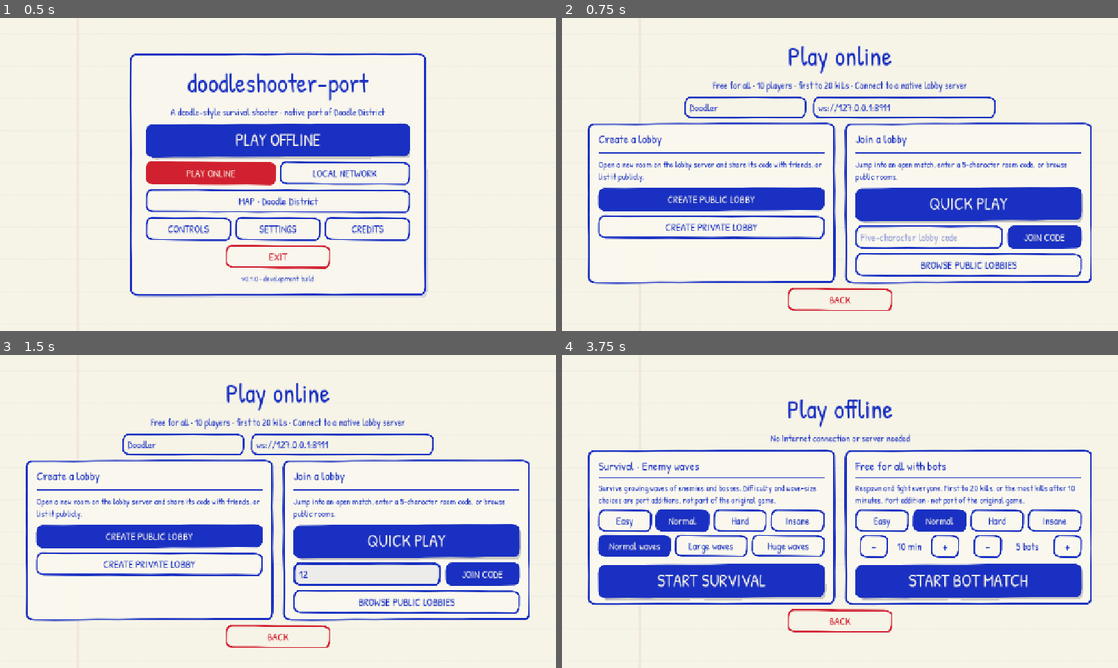
Above: before the commit, frames 1-4 (two rows, left to right).
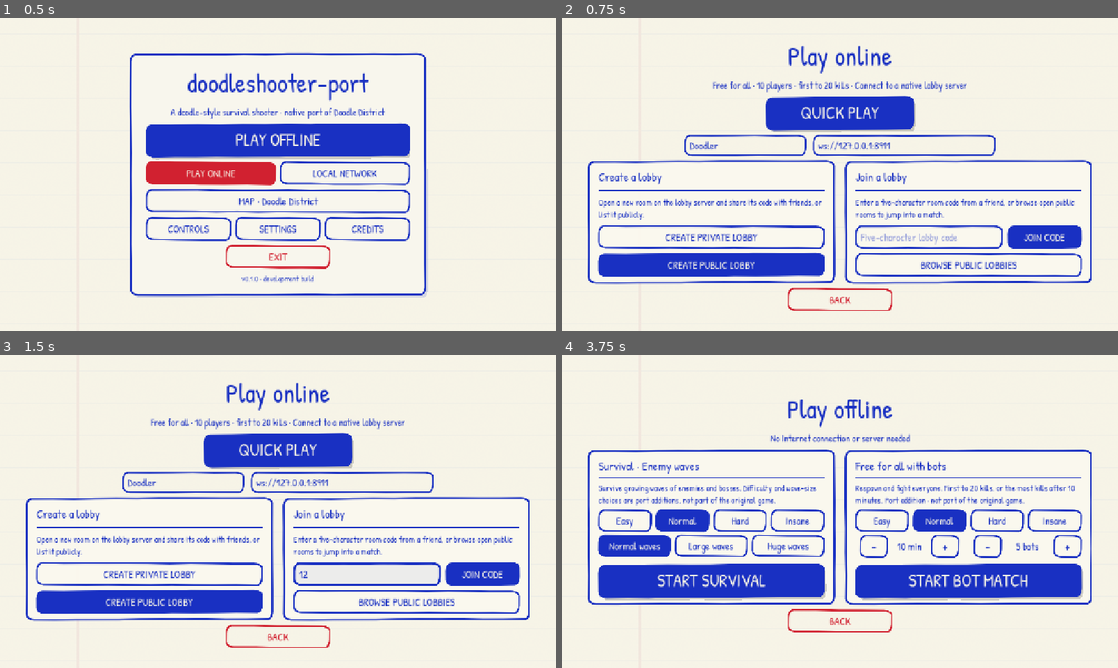
Above: after the commit, the same moments.

Repository: albertolicea00/doodleshooter-port
Game: Godot game, scene res://scenes/main.tscn
The game is run twice, just before and just after one commit, with the same random seed, the same clock (stepped at 60 frames per second) and the same inputs.
Inputs (mouse positions are in pixels of both pictures, inside the frame that each line leads up to):
- Up to frame 1 (0.5 s): no input
- Up to frame 2 (0.75 s): click "PLAY ONLINE" at 0.5 s
- Up to frame 3 (1.5 s): click (366, 574) at 1.27 s; type "12" at 1.35 s
- Up to frame 4 (3.75 s): click "CREATE PRIVATE LOBBY" at 2 s; click "CANCEL" at 2.75 s; click "PLAY OFFLINE" at 3.5 s

Frame 1 is identical in both runs. In frame 2, 19% of the frame differs, in the area x 4-96%, y 24-86%; in frame 3, 19%; in frame 4, less than 0.1%.

Commit message:
feat(ui): add quick play button and improve lobby creation instructions

Diff:
--- a/native/scripts/game.gd
+++ b/native/scripts/game.gd
@@ -2010,6 +2010,9 @@
 	menu.custom_minimum_size.x = 1160
 	menu.offset_left = -580
 	menu.offset_right = 580
+	var quick = _button("QUICK PLAY", func(): connect_online({"type": "quick", "map": map_key}), "StartButton")
+	quick.custom_minimum_size.x = 340
+	quick.size_flags_horizontal = Control.SIZE_SHRINK_CENTER
 	var top_inputs = HBoxContainer.new()
 	top_inputs.alignment = BoxContainer.ALIGNMENT_CENTER
 	top_inputs.add_theme_constant_override("separation", 16)
@@ -2026,11 +2029,10 @@
 	top_inputs.add_child(server_input)
 	var start = menu_items.get_child_count()
 	_credit_section("Create a lobby", "Open a new room on the lobby server and share its code with friends, or list it publicly.")
+	_button("CREATE PRIVATE LOBBY", func(): connect_online({"type": "host", "public": false, "map": map_key}), "AltButton")
 	_button("CREATE PUBLIC LOBBY", func(): connect_online({"type": "host", "public": true, "map": map_key}))
-	_button("CREATE PRIVATE LOBBY", func(): connect_online({"type": "host", "public": false, "map": map_key}), "AltButton")
 	var split = menu_items.get_child_count()
-	_credit_section("Join a lobby", "Jump into an open match, enter a 5-character room code, or browse public rooms.")
-	_button("QUICK PLAY", func(): connect_online({"type": "quick", "map": map_key}), "StartButton")
+	_credit_section("Join a lobby", "Enter a five-character room code from a friend, or browse open public rooms to jump into a match.")
 	var code_row = HBoxContainer.new()
 	code_row.add_theme_constant_override("separation", 12)
 	menu_items.add_child(code_row)
